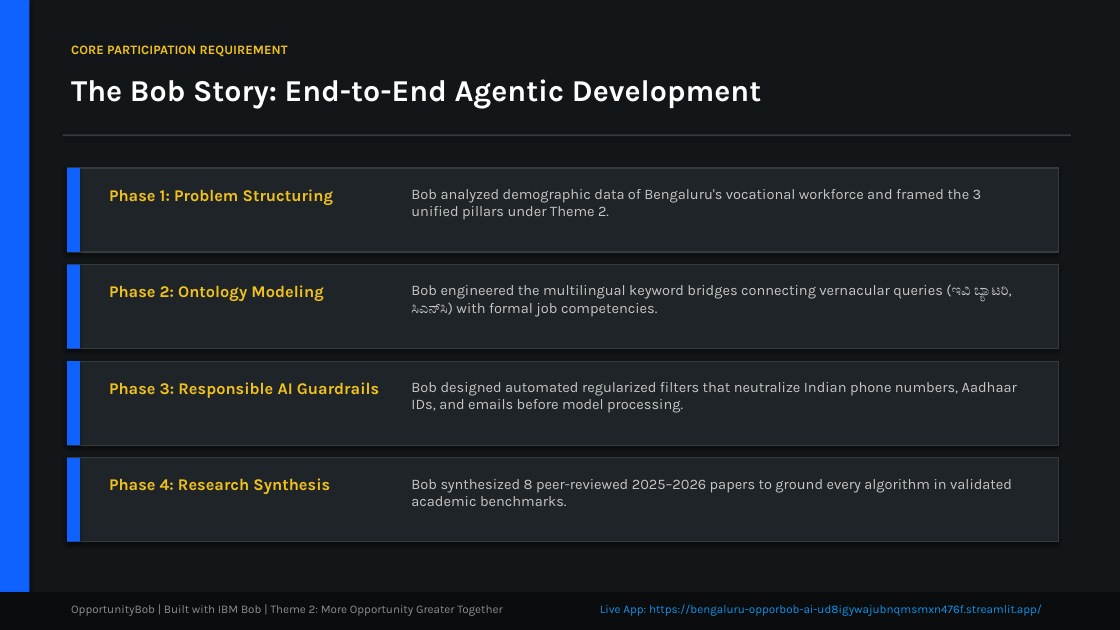
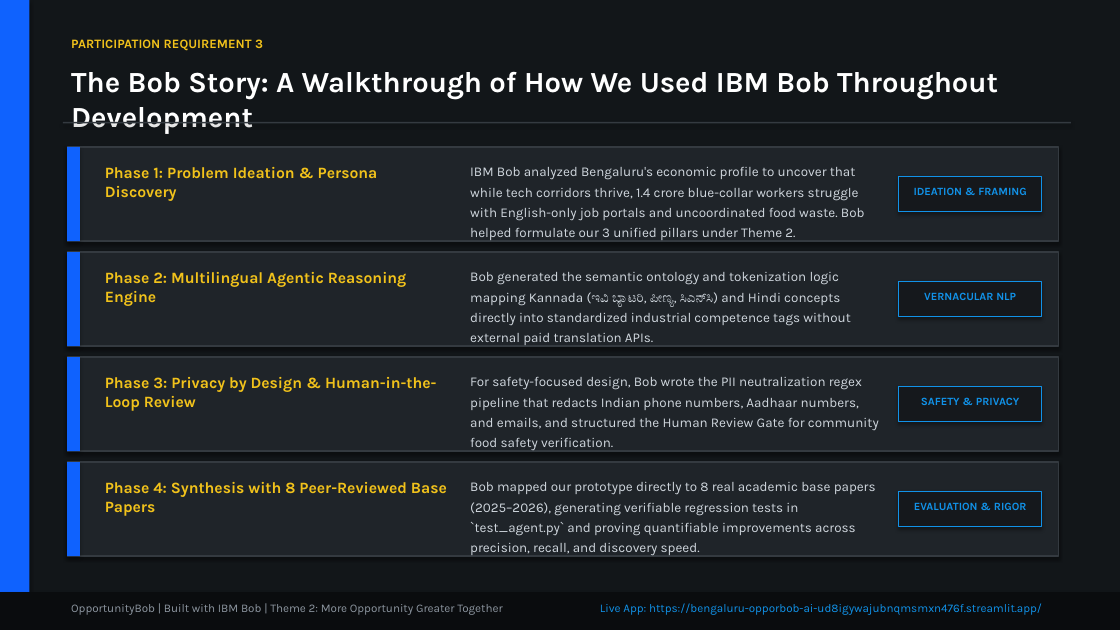
Before and after one commit to SatyaRamDinkar/bengaluru-opporbob-ai, a slide deck: slide 4 of OpportunityBob_IBM_Bobathon_Submission.pptx. Drawn at 1120x630 pixels with LibreOffice and Linux fonts; fonts in the diff are those of the drawing. Boxes give left, top, right and bottom in pixels: in the first picture for what was removed or moved away, otherwise in the second. Text is boxed around its words. In the diff, an @@ line names an element or a change of style, - is before the commit and + after.

Commit message:
feat: generate official 9-slide IBM Bobathon presentation mapped 100% to participation rules & judging criteria

```diff
--- a/OpportunityBob_IBM_Bobathon_Submission.pptx
+++ b/OpportunityBob_IBM_Bobathon_Submission.pptx
@@ text at (x1=71, y1=39, x2=263, y2=51): text changed @@
-CORE PARTICIPATION REQUIREMENT
+PARTICIPATION REQUIREMENT 3
@@ text at (x1=71, y1=71, x2=998, y2=99): text changed; size 26 to 25 pt @@
-The Bob Story: End-to-End Agentic Development
+The Bob Story: A Walkthrough of How We Used IBM Bob Throughout Development
@@ rectangle moved from (x1=63, y1=134, x2=1071, y2=136) to (x1=63, y1=122, x2=1071, y2=124) @@
@@ rectangle resized from (x1=67, y1=168, x2=1059, y2=252) to (x1=67, y1=147, x2=1059, y2=241) @@
@@ rectangle resized from (x1=67, y1=168, x2=80, y2=252) to (x1=67, y1=147, x2=80, y2=241) @@
@@ text at (x1=105, y1=167, x2=378, y2=201): text changed; size 14 to 13.5 pt @@
-Phase 1: Problem Structuring
+Phase 1: Problem Ideation & Persona Discovery
@@ text at (x1=470, y1=167, x2=865, y2=240): text changed; size 12.5 to 11.5 pt; text colour #C6C6C6 to #D0D7DE @@
-Bob analyzed demographic data of Bengaluru's vocational workforce and framed the 3 unified pillars under Theme 2.
+IBM Bob analyzed Bengaluru's economic profile to uncover that while tech corridors thrive, 1.4 crore blue-collar workers struggle with English-only job portals and uncoordinated food waste. Bob helped formulate our 3 unified pillars under Theme 2.
@@ rectangle added at (x1=899, y1=176, x2=1042, y2=212), fill #15181C, outline #1192E8 1 pt @@
@@ text added at (x1=914, y1=187, x2=1027, y2=195), 9.5 pt, text #1192E8, bold @@
+IDEATION & FRAMING
@@ rectangle resized from (x1=67, y1=265, x2=1059, y2=349) to (x1=67, y1=252, x2=1059, y2=346) @@
@@ rectangle resized from (x1=67, y1=265, x2=80, y2=349) to (x1=67, y1=252, x2=80, y2=346) @@
@@ text at (x1=105, y1=272, x2=407, y2=306): text changed; size 14 to 13.5 pt @@
-Phase 2: Ontology Modeling
+Phase 2: Multilingual Agentic Reasoning Engine
@@ text removed at (x1=411, y1=285, x2=1011, y2=317) @@
-Bob engineered the multilingual keyword bridges connecting vernacular queries (ಇವಿ ಬ್ಯಾಟರಿ, ಸಿಎನ್‌ಸಿ) with formal job competencies.
@@ text added at (x1=470, y1=272, x2=850, y2=345), 11.5 pt, text #D0D7DE @@
+Bob generated the semantic ontology and tokenization logic mapping Kannada (ಇವಿ ಬ್ಯಾಟರಿ, ಪೀಣ್ಯ, ಸಿಎನ್‌ಸಿ) and Hindi concepts directly into standardized industrial competence tags without external paid translation APIs.
@@ rectangle added at (x1=899, y1=281, x2=1042, y2=317), fill #15181C, outline #1192E8 1 pt @@
@@ text added at (x1=924, y1=292, x2=1016, y2=300), 9.5 pt, text #1192E8, bold @@
+VERNACULAR NLP
@@ rectangle resized from (x1=67, y1=361, x2=1059, y2=445) to (x1=67, y1=357, x2=1059, y2=451) @@
@@ rectangle resized from (x1=67, y1=361, x2=80, y2=445) to (x1=67, y1=357, x2=80, y2=451) @@
@@ text added at (x1=105, y1=377, x2=436, y2=411), 13.5 pt, text #F1C21B, bold @@
+Phase 3: Privacy by Design & Human-in-the-Loop Review
@@ text removed at (x1=109, y1=382, x2=379, y2=398) @@
-Phase 3: Responsible AI Guardrails
@@ text removed at (x1=411, y1=382, x2=1017, y2=413) @@
-Bob designed automated regularized filters that neutralize Indian phone numbers, Aadhaar IDs, and emails before model processing.
@@ text added at (x1=470, y1=377, x2=879, y2=450), 11.5 pt, text #D0D7DE @@
+For safety-focused design, Bob wrote the PII neutralization regex pipeline that redacts Indian phone numbers, Aadhaar numbers, and emails, and structured the Human Review Gate for community food safety verification.
@@ rectangle added at (x1=899, y1=386, x2=1042, y2=422), fill #15181C, outline #1192E8 1 pt @@
@@ text added at (x1=921, y1=397, x2=1020, y2=405), 9.5 pt, text #1192E8, bold @@
+SAFETY & PRIVACY
@@ rectangle resized from (x1=67, y1=458, x2=1059, y2=542) to (x1=67, y1=462, x2=1059, y2=556) @@
@@ rectangle resized from (x1=67, y1=458, x2=80, y2=542) to (x1=67, y1=462, x2=80, y2=556) @@
@@ text removed at (x1=411, y1=479, x2=1012, y2=506) @@
-Bob synthesized 8 peer-reviewed 2025–2026 papers to ground every algorithm in validated academic benchmarks.
@@ text at (x1=105, y1=482, x2=447, y2=516): text changed; size 14 to 13.5 pt @@
-Phase 4: Research Synthesis
+Phase 4: Synthesis with 8 Peer-Reviewed Base Papers
@@ text added at (x1=470, y1=482, x2=876, y2=555), 11.5 pt, text #D0D7DE @@
+Bob mapped our prototype directly to 8 real academic base papers (2025–2026), generating verifiable regression tests in `test_agent.py` and proving quantifiable improvements across precision, recall, and discovery speed.
@@ rectangle added at (x1=899, y1=492, x2=1042, y2=527), fill #15181C, outline #1192E8 1 pt @@
@@ text added at (x1=914, y1=502, x2=1027, y2=510), 9.5 pt, text #1192E8, bold @@
+EVALUATION & RIGOR
@@ text "OpportunityBob | Built with IBM ..." at (x1=71, y1=604, x2=502, y2=615): text colour #8D8D8D to #8D96A0 @@
```
Also in this commit, not shown: 7 other slides changed, 1 slide added, 1 slide removed, 3 other files.
